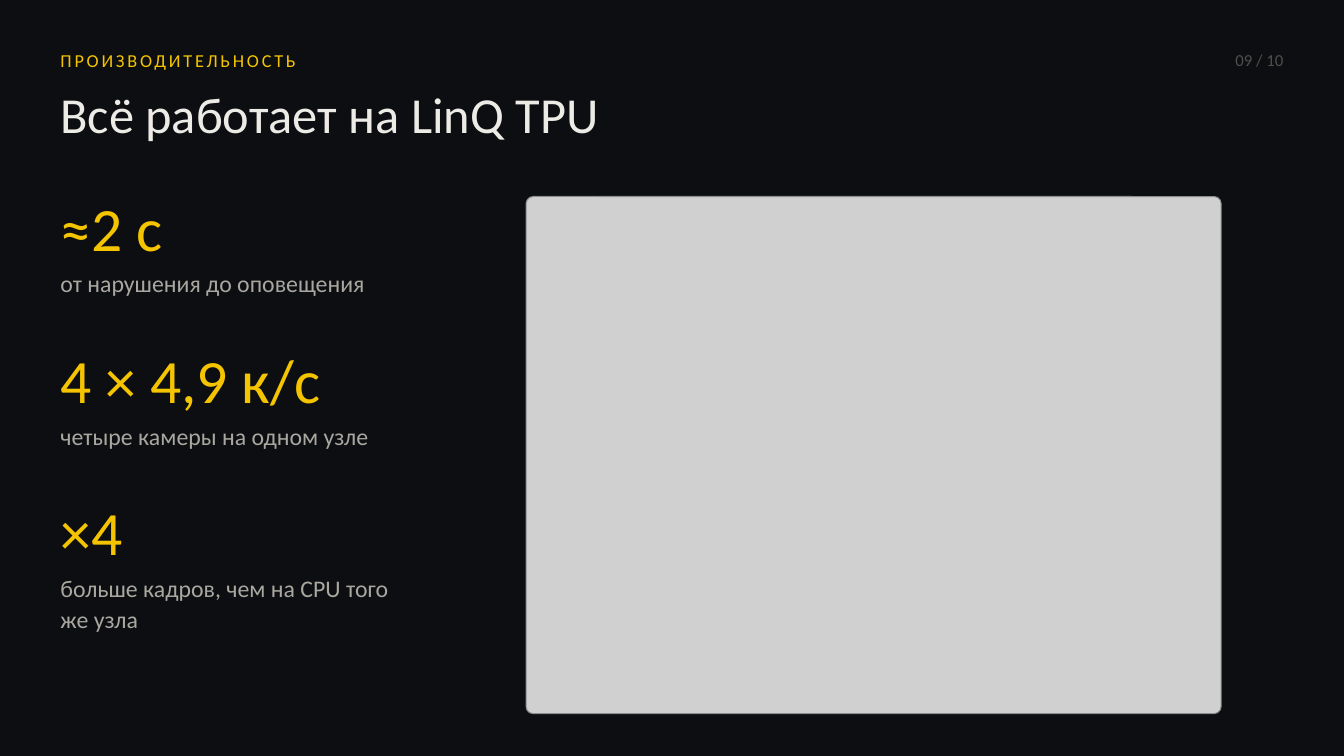
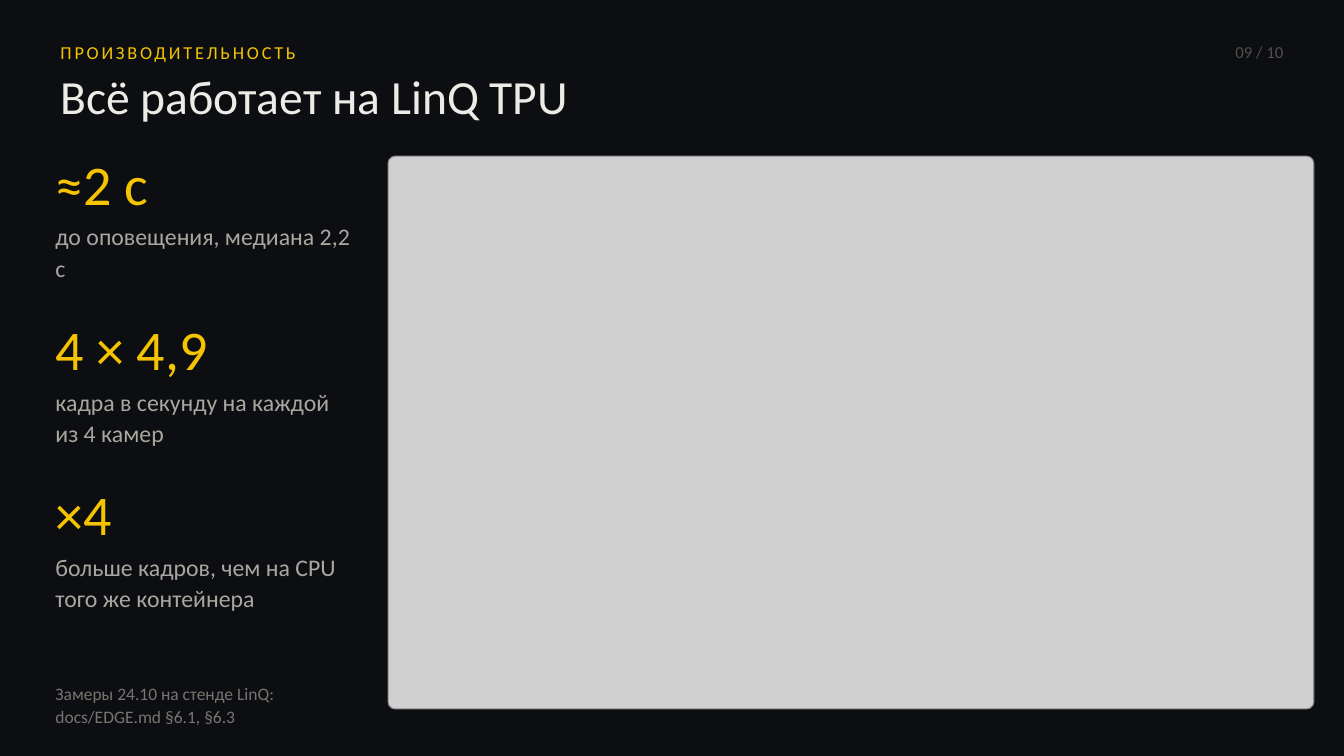
Before and after one commit to timur-nagimov/mospromhack, a slide deck: slide 9 of deliverables/presentation-v2/zazerkalye-v2.pptx. Drawn at 1344x756 pixels with LibreOffice and Linux fonts; fonts in the diff are those of the drawing; grey boxes stand for pictures. Boxes give left, top, right and bottom in pixels: in the first picture for what was removed or moved away, otherwise in the second. Text is boxed around its words. In the diff, an @@ line names an element or a change of style, - is before the commit and + after.

```diff
--- a/deliverables/presentation-v2/zazerkalye-v2.pptx
+++ b/deliverables/presentation-v2/zazerkalye-v2.pptx
@@ text "ПРОИЗВОДИТЕЛЬНОСТЬ": place and size @@
-text "ПРОИЗВОДИТЕЛЬНОСТЬ" at <box>60,55,295,70</box>
+text "ПРОИЗВОДИТЕЛЬНОСТЬ" at <box>60,47,295,62</box>
@@ text "09 / 10": place and size @@
-text "09 / 10" at <box>1235,55,1283,66</box>
+text "09 / 10" at <box>1235,47,1283,58</box>
@@ text "Всё работает на LinQ TPU": place and size @@
-text "Всё работает на LinQ TPU" at <box>60,98,598,141</box>
+text "Всё работает на LinQ TPU" at <box>60,81,568,122</box>
@@ text "Всё работает на LinQ TPU" at <box>60,81,568,122</box>: size 36 to 34 pt @@
@@ text "≈2 с": place and size @@
-text "≈2 с" at <box>60,211,364,296</box>
+text "≈2 с" at <box>55,168,350,277</box>
@@ text at <box>55,168,148,206</box>: size 44 to 40 pt in "≈2 с" @@
@@ picture: place and size @@
-picture at <box>526,197,1221,714</box>
+picture at <box>388,156,1314,709</box>
@@ text at <box>55,229,350,277</box>: text changed @@
-от нарушения до оповещения
+до оповещения, медиана 2,2 с
@@ text at <box>55,333,329,446</box>: text changed @@
-4 × 4,9 к/с
-четыре камеры на одном узле
+4 × 4,9
+кадра в секунду на каждой из 4 камер
@@ text at <box>55,499,111,535</box>: size 44 to 40 pt in "×4" @@
@@ text "×4": place and size @@
-text "×4" at <box>60,515,388,632</box>
+text "×4" at <box>55,499,335,611</box>
@@ text at <box>55,560,335,611</box>: text changed @@
-больше кадров, чем на CPU того же узла
+больше кадров, чем на CPU того же контейнера
@@ text added at <box>55,688,274,725</box>, 12.5 pt, text #77756F @@
+Замеры 24.10 на стенде LinQ: docs/EDGE.md §6.1, §6.3
```
Also in this commit, not shown: 7 other slides changed, 13 other files.
